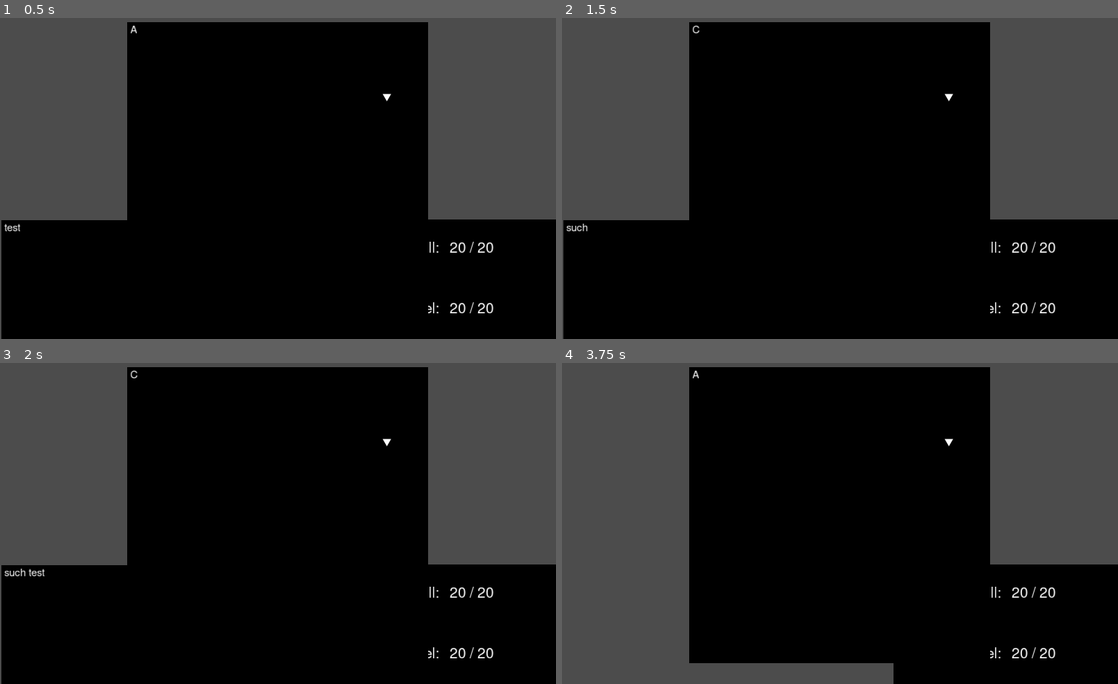
Above: before the commit, frames 1-4 (two rows, left to right).
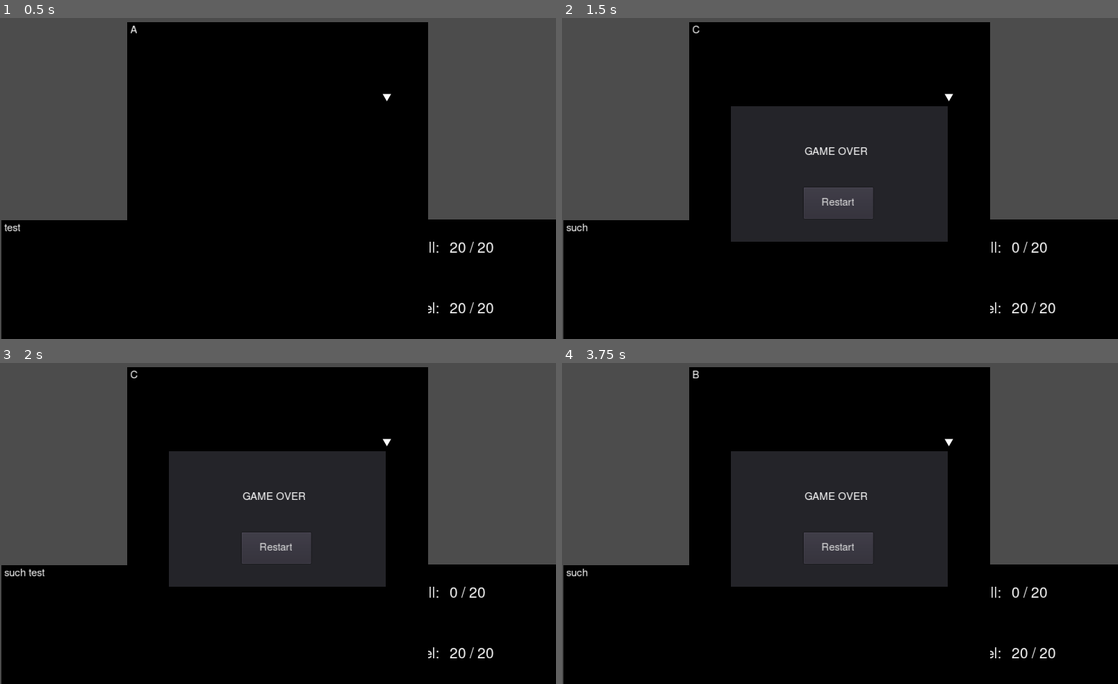
Above: after the commit, the same moments.

Repository: silverweed/ggj20
Game: Godot game, scene res://levels/Level.tscn
Two runs of this game, one before a commit and one after it. Both use one fixed random seed, a clock stepped at 60 frames per second and the inputs below.
Inputs (mouse positions are in pixels of both pictures, inside the frame that each line leads up to):
- Up to frame 1 (0.5 s): no input
- Up to frame 2 (1.5 s): hold Up (ui_up) 0.53-1.28 s; hold Z (advance_text) 0.53-1.28 s; tap Enter at 1.25 s; hold Down (ui_down) from 1.28 s (still down); tap Z (advance_text) at 1.35 s
- Up to frame 3 (2 s): keep holding Down (ui_down)
- Up to frame 4 (3.75 s): release Down (ui_down) at 2 s; click (840, 549) at 2 s, where only the run after the commit has a clickable "Restart"; hold Z (advance_text) 2.78-3.53 s; hold Up (ui_up) from 2.78 s (still down); tap Space at 3.5 s; tap Z (advance_text) at 3.6 s

Frame 1 is identical in both runs. In frame 2, 17% of the frame differs, in the area x 30-89%, y 27-74%; in frame 3, 17%; in frame 4, 27%, in the area x 0-89%, y 2-100%.

Commit message:
add gameover

Diff:
--- a/GameManager.gd
+++ b/GameManager.gd
@@ -1,6 +1,9 @@
+class_name GameManager
 extends Node
 
-var gameover_processed = false
+signal gameover
+
+var is_gameover = false
 var time = 0.0
 var fuffa = false
 var event_ui: EventUI
@@ -11,6 +14,7 @@
 func _ready():
 	randomize()
 
+	globals.game_mgr = self
 	globals.events.load_events("events.txt")
 	var event_uis = get_tree().get_nodes_in_group("event_ui")
 	if len(event_uis) > 0:
@@ -19,11 +23,15 @@
 			event_ui.connect("choice_selected", self, "on_event_choice_selected")
 
 
+func _exit_tree():
+	if globals.game_mgr == self:
+		globals.game_mgr = null
+
+
 func _process(delta):
-	if !gameover_processed and \
-			globals.check_gameover() != Globals.Gameover_State.Not_Game_Over:
-		gameover_processed = true
-		print("Game over!")
+	if !is_gameover and globals.check_gameover() != Globals.Gameover_State.Not_Game_Over:
+		is_gameover = true
+		gameover()
 		return
 
 	time += delta
@@ -62,3 +70,7 @@
 
 	assert(len(choice.outcomes) == 0, "Choice not made!")
 	return ""
+
+
+func gameover():
+	emit_signal("gameover")
--- a/GameManager.tscn
+++ b/GameManager.tscn
@@ -3,7 +3,9 @@
 [ext_resource path="res://GameManager.gd" type="Script" id=1]
 [ext_resource path="res://events/EventsDB.tscn" type="PackedScene" id=2]
 
-[node name="GameManager" type="Node"]
+[node name="GameManager" type="Node" groups=[
+"game_mgr",
+]]
 script = ExtResource( 1 )
 
 [node name="EventsDB" parent="." instance=ExtResource( 2 )]
--- a/Globals.gd
+++ b/Globals.gd
@@ -7,10 +7,7 @@
 const HULL_MAX = 20
 const FUEL_MAX = 20
 
-var stats_cur = {
-	"hull": HULL_MAX,
-	"fuel": FUEL_MAX
-}
+var stats_cur = {}
 
 var stats_max = {
 	"hull": HULL_MAX,
@@ -18,10 +15,17 @@
 }
 
 var events: EventsDB
-
+var game_mgr: GameManager
 
 func _ready():
 	events = EventsDB.new()
+	restart()
+
+
+func restart():
+	stats_cur.clear()
+	for key in stats_max:
+		stats_cur[key] = stats_max[key]
 
 
 func add_stat(name: String, value: int):
--- a/events/EventParser.gd
+++ b/events/EventParser.gd
@@ -101,7 +101,7 @@
 	#   ident (stat name)
 	#   operator (+ - *)
 	# operators have their usual precedence.
-	print("parsing ", chance_expr)
+#	print("parsing ", chance_expr)
 	var tokens = tokenize_chance_expr(chance_expr)
 #	debug_print_tokens(tokens)
 
@@ -201,7 +201,7 @@
 		print("[syntax_error] incomplete expression ", chance_expr)
 		return 0.0
 
-	print("final: ", left)
+#	print("final: ", left)
 
 	return clamp(left, 0.0, 100.0)
 
--- a/levels/Level.tscn
+++ b/levels/Level.tscn
@@ -1,8 +1,9 @@
-[gd_scene load_steps=4 format=2]
+[gd_scene load_steps=5 format=2]
 
 [ext_resource path="res://GameManager.tscn" type="PackedScene" id=1]
 [ext_resource path="res://ui/HUD.tscn" type="PackedScene" id=2]
 [ext_resource path="res://ui/EventUI.tscn" type="PackedScene" id=3]
+[ext_resource path="res://ui/GameOverPanel.tscn" type="PackedScene" id=4]
 
 [node name="Level" type="Node2D"]
 
@@ -28,3 +29,6 @@
 margin_top = 0.2824
 margin_right = 3.49835
 margin_bottom = 4.08234
+
+[node name="GameOverPanel" parent="CanvasLayer" instance=ExtResource( 4 )]
+visible = false
--- a/project.godot
+++ b/project.godot
@@ -38,6 +38,11 @@
 "class": "EventsDB",
 "language": "GDScript",
 "path": "res://events/EventsDB.gd"
+}, {
+"base": "Node",
+"class": "GameManager",
+"language": "GDScript",
+"path": "res://GameManager.gd"
 } ]
 _global_script_class_icons={
 "ChoiceContainer": "",
@@ -45,7 +50,8 @@
 "EventParser": "",
 "EventTypes": "",
 "EventUI": "",
-"EventsDB": ""
+"EventsDB": "",
+"GameManager": ""
 }
 
 [application]
--- a/ui/ChoicesContainer.gd
+++ b/ui/ChoicesContainer.gd
@@ -49,7 +49,6 @@
 		self.selected = (selected - 1 + displayed) % displayed
 
 	elif event.is_action_pressed("advance_text"):
-		print("hide")
 		owner.hide()
 		emit_signal("choice_selected", selected)
 		set_process_input(false)
--- /dev/null
+++ b/ui/GameOverPanel.gd
@@ -0,0 +1,12 @@
+extends Panel
+
+
+func _ready():
+	var gm = $"/root/Globals".game_mgr
+	if gm:
+		gm.connect("gameover", self, "show")
+
+
+func _on_RestartButton_pressed():
+	get_tree().change_scene("res://levels/Level.tscn")
+	$"/root/Globals".restart()
--- /dev/null
+++ b/ui/GameOverPanel.tscn
@@ -0,0 +1,44 @@
+[gd_scene load_steps=3 format=2]
+
+[ext_resource path="res://fonts/FreeSans.tres" type="DynamicFont" id=1]
+[ext_resource path="res://ui/GameOverPanel.gd" type="Script" id=2]
+
+[node name="GameOverPanel" type="Panel"]
+anchor_left = 0.304
+anchor_top = 0.285
+anchor_right = 0.695
+anchor_bottom = 0.715
+margin_left = 0.0269775
+margin_top = 0.0201874
+margin_right = -0.357056
+margin_bottom = -7.97983
+script = ExtResource( 2 )
+__meta__ = {
+"_edit_use_anchors_": false
+}
+
+[node name="Label" type="Label" parent="."]
+anchor_left = 0.182
+anchor_top = 0.244
+anchor_right = 0.79
+anchor_bottom = 0.462
+margin_left = 0.199997
+margin_top = -3.8147e-06
+margin_bottom = -8.5
+custom_fonts/font = ExtResource( 1 )
+text = "GAME OVER"
+align = 1
+valign = 1
+
+[node name="RestartButton" type="Button" parent="."]
+anchor_left = 0.334
+anchor_top = 0.604
+anchor_right = 0.654
+anchor_bottom = 0.828
+margin_left = 0.192719
+margin_top = -2.11333
+margin_right = 0.192719
+margin_bottom = -0.113327
+custom_fonts/font = ExtResource( 1 )
+text = "Restart"
+[connection signal="pressed" from="RestartButton" to="." method="_on_RestartButton_pressed"]
--- a/ui/HUD.gd
+++ b/ui/HUD.gd
@@ -5,3 +5,7 @@
 # Called when the node enters the scene tree for the first time.
 func _ready():
 	dialog.display_all(["test", "test", "such test"])
+
+func _input(event):
+	if event.is_action_pressed("advance_text"):
+		$"/root/Globals".add_stat("hull", -10)
--- a/ui/StatEntry.gd
+++ b/ui/StatEntry.gd
@@ -15,7 +15,7 @@
 
 
 func on_stat_changed(name: String, value: int):
-	if name == stat_name:
+	if name.to_lower() == stat_name.to_lower():
 		update_stat_value()
 
 
